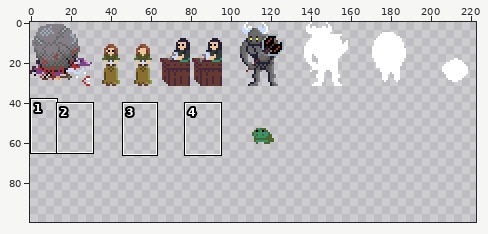
Two states of a sprite sheet, android/assets/img/Spritesheet_sidechar.PNG. Above, an overview of the earlier version with the close-up marked.
Close-up. Before the commit:
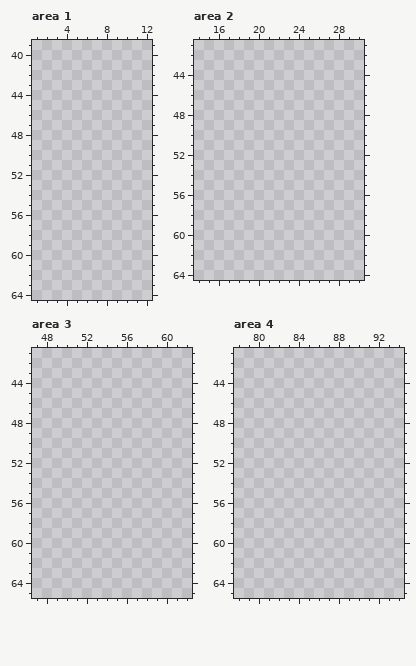
The file is 240x160 pixels. Shown: area 1: x 1..12, y 39..64; area 2: x 14..30, y 41..64; area 3: x 47..62, y 41..65; area 4: x 78..94, y 41..65. The wide view leaves out empty margins. The commit also changed other parts of the picture, which this record leaves out.
Palette (. is transparent): 
And afterwards:
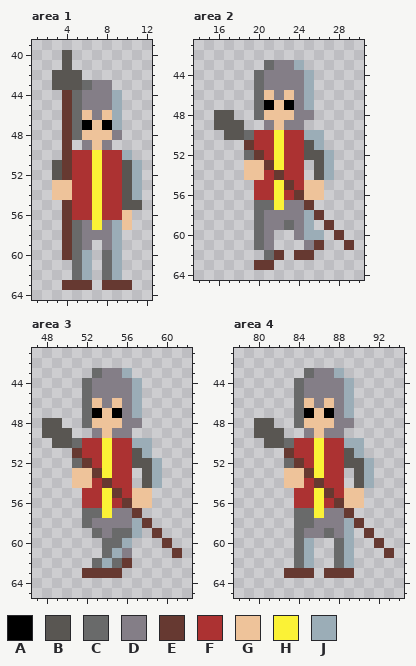
Colours new in this view: A #000000  B #595652  C #696a6a  D #847e87  E #663931  F #ac3232  G #eec39a  H #fbf236  J #9badb7
Diff:
Changed rows in their new state; - is an unchanged pixel.
Area 1:
first column x 3:
40 -B-------
41 -B-------
42 BBB------
43 BBBCDD---
44 -ECDDDJ--
45 -ECDDDJ--
46 -ECGDGJ--
47 -ECAGAJ--
48 -ECGGGD--
49 -E-DGD---
50 -EFFHFFJ-
51 BEFFHFFBJ
52 BEFFHFFBJ
53 GGFFHFFBJ
54 GGFFHFFBJ
55 -EFFHFFBB
56 -EFFHFFG-
57 -ECDHDJG-
58 -ECDDDJ--
59 -ECD-DJ--
60 -ECJ-CJ--
61 --CJ-CJ--
62 --CJ-CJ--
63 -EEE-EEE-
Area 2:
first column x 16:
43 -----CDDJ-----
44 ----CDDDDJ----
45 ----CDDDDJ----
46 ----CGDGDJ----
47 ----CAGADJ----
48 BB--CGGGDD----
49 BBB--DGDD-----
50 -BBCFFHFFJJ---
51 ---EFFHFFBJ---
52 ---CEFHFFBBJ--
53 ---GGEHFF-BJ--
54 ---GGFEFF-BJ--
55 ----FFHEFGG---
56 ----FFHFEGG---
57 ----CCHDDE----
58 ----CDDDDJE---
59 ----CDDCDJ-E--
60 ----CD--DJJ-E-
61 ----CD---DE--E
62 -----CE-EE----
63 ----EE--------
Area 3:
first column x 48:
43 -----CDDJ-----
44 ----CDDDDJ----
45 ----CDDDDJ----
46 ----CGDGDJ----
47 ----CAGADJ----
48 BB--CGGGDD----
49 BBB--DGDD-----
50 -BBCFFHFFJJ---
51 ---EFFHFFBJ---
52 ---CEFHFFBBJ--
53 ---GGEHFF-BJ--
54 ---GGFEFF-BJ--
55 ----FFHEFGG---
56 ----FFHFEGG---
57 ----CCHDDE----
58 ----CDDDDJE---
59 -----CDCCJ-E--
60 ------CCJ---E-
61 ------CJD----E
62 -----CJCE-----
63 ----EEEE------
Area 4:
first column x 80:
43 -----CDDJ-----
44 ----CDDDDJ----
45 ----CDDDDJ----
46 ----CGDGDJ----
47 ----CAGADJ----
48 BB--CGGGDD----
49 BBB--DGDD-----
50 -BBCFFHFFJJ---
51 ---EFFHFFBJ---
52 ---CEFHFFBBJ--
53 ---GGEHFF-BJ--
54 ---GGFEFF-BJ--
55 ----FFHEFGG---
56 ----FFHFEGG---
57 ----CCHDDE----
58 ----CCDDDJE---
59 ----CDDCDJ-E--
60 ----CJ--CJ--E-
61 ----CJ--CJ---E
62 ----CJ--CJ----
63 ---EEE-EEE----
